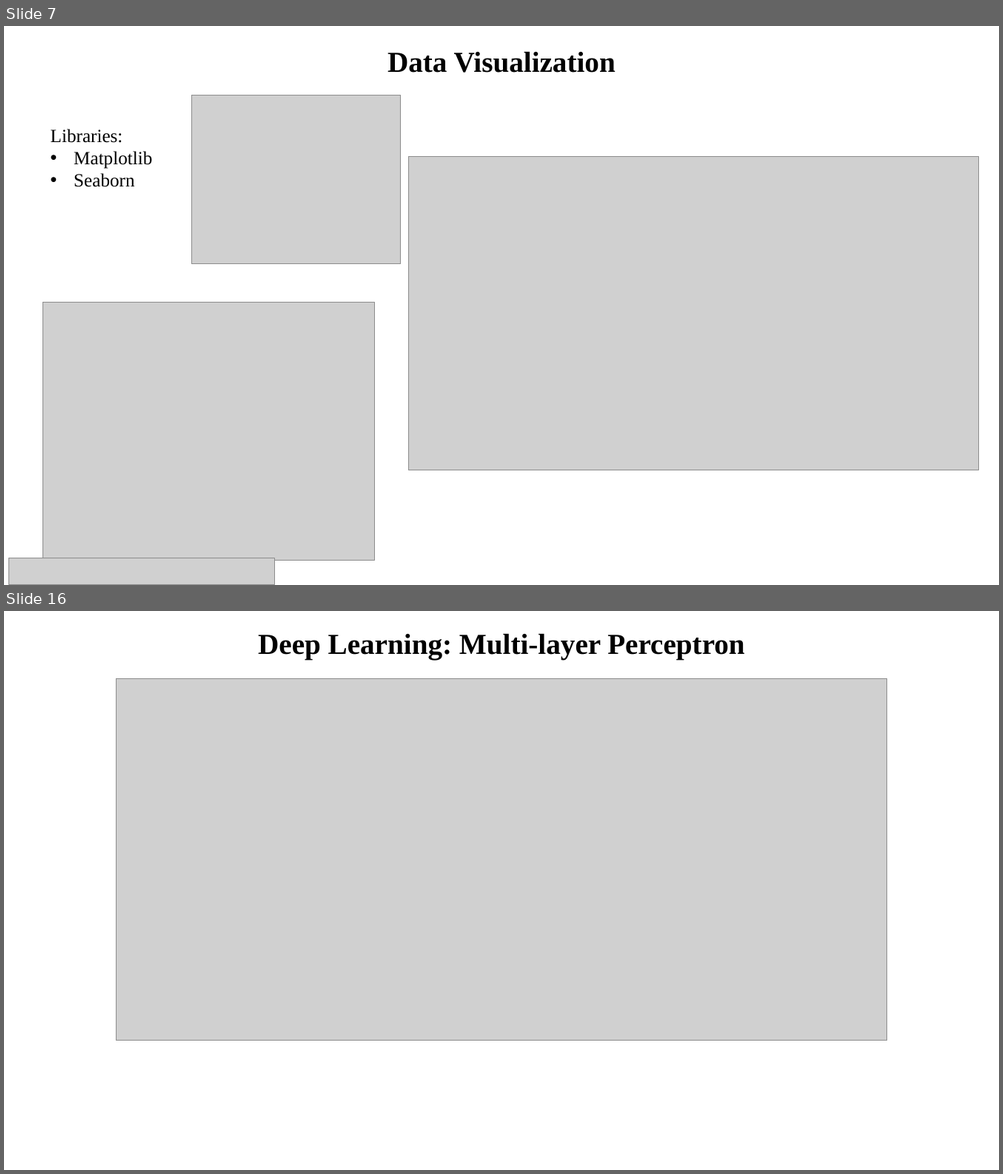
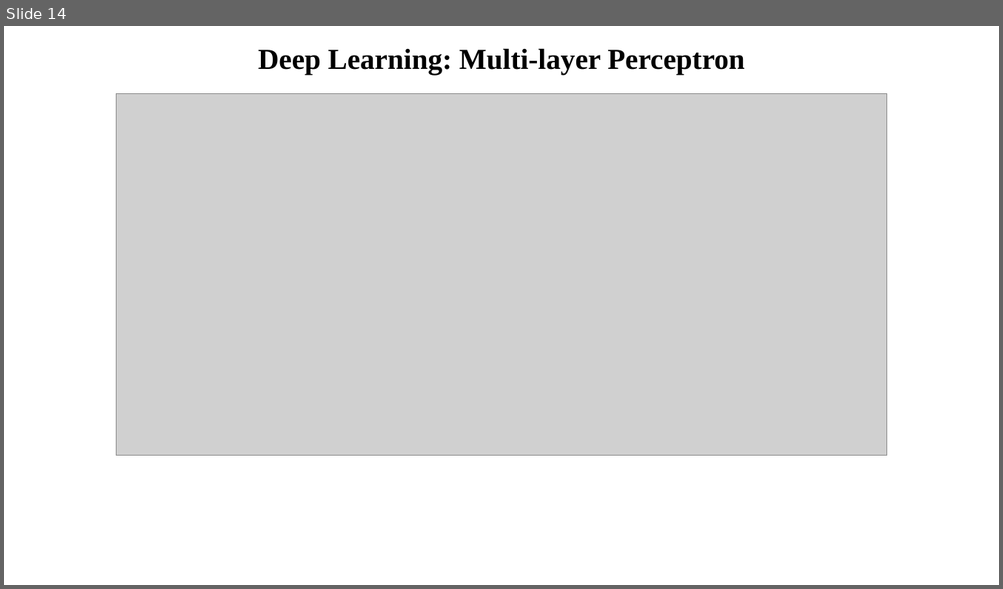
Before and after one commit to MichiganDataScienceTeam/W26-MDST-Project_Heart-Failure-Survival-Analysis, a slide deck: slides/Final Presentation.pptx. Shown one above the other, each under a label of ours: slides 7 and 16 before the commit, slide 14 after it; the slides between them are not shown. The pictures are 1003x1174 and 1003x589 pixels, drawn with LibreOffice and Linux fonts; fonts in the diff are those of the drawing; grey boxes stand for pictures. Boxes give left, top, right and bottom in pixels: in the first picture for what was removed or moved away, otherwise in the second. Text is boxed around its words. In the diff, an @@ line names an element or a change of style, - is before the commit and + after.

```diff
--- a/slides/Final Presentation.pptx
+++ b/slides/Final Presentation.pptx
@@ slide 7 removed at <box>4,26,999,585</box>, background #FFFFFF @@
@@ text removed at <box>387,51,615,73</box> @@
-Data Visualization
@@ picture removed at <box>191,95,401,264</box> @@
@@ text removed at <box>51,129,152,187</box> @@
-Libraries:
-• Matplotlib
-• Seaborn
@@ picture removed at <box>408,156,979,471</box> @@
@@ picture removed at <box>42,303,374,561</box> @@
@@ picture removed at <box>9,558,275,585</box> @@
@@ what was slide 16 is now slide 14 @@
```
Also in this commit, not shown: 10 slides changed, 4 slides added, 3 other slides removed.
